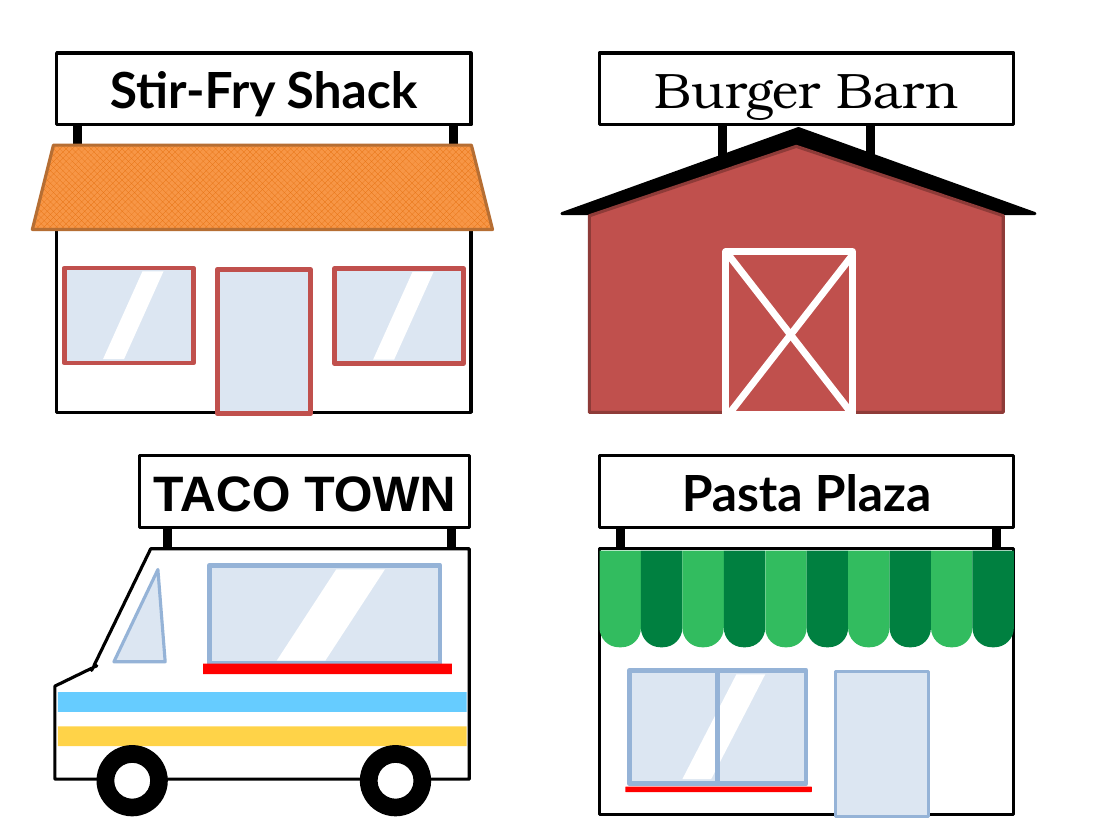
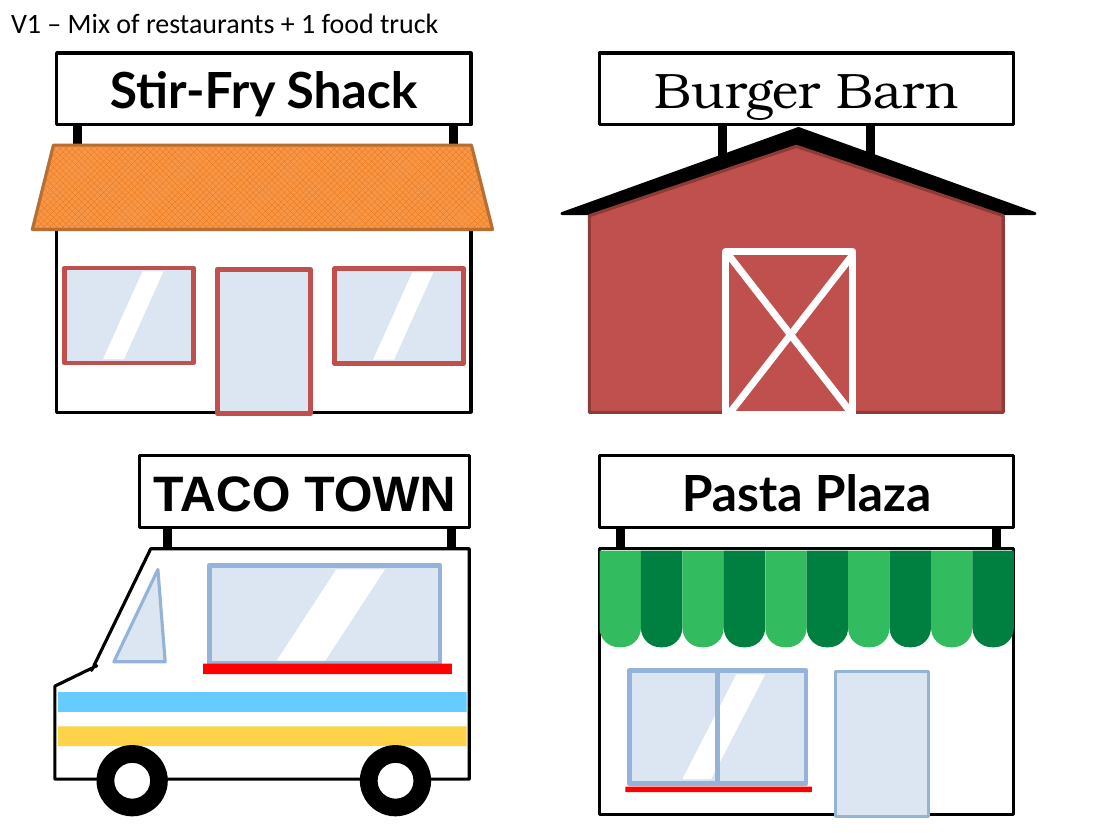
Before and after one commit to hawkrobe/social_group_reasoning, a slide deck: slide 2 of stimuli/restaurants.pptx. Drawn at 1120x840 pixels with LibreOffice and Linux fonts; fonts in the diff are those of the drawing. Boxes give left, top, right and bottom in pixels: in the first picture for what was removed or moved away, otherwise in the second. Text is boxed around its words. In the diff, an @@ line names an element or a change of style, - is before the commit and + after.

Commit message:
more food trucks!

```diff
--- a/stimuli/restaurants.pptx
+++ b/stimuli/restaurants.pptx
@@ text added at [11,13,438,34], 18 pt, text #000000 @@
+V1 – Mix of restaurants + 1 food truck
```
Also in this commit, not shown: 1 slide added, 4 other files.
